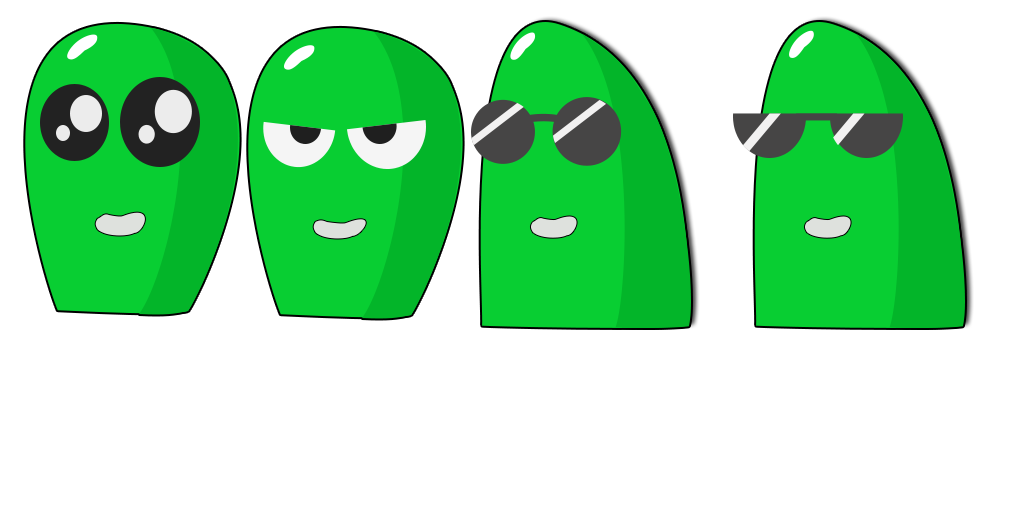
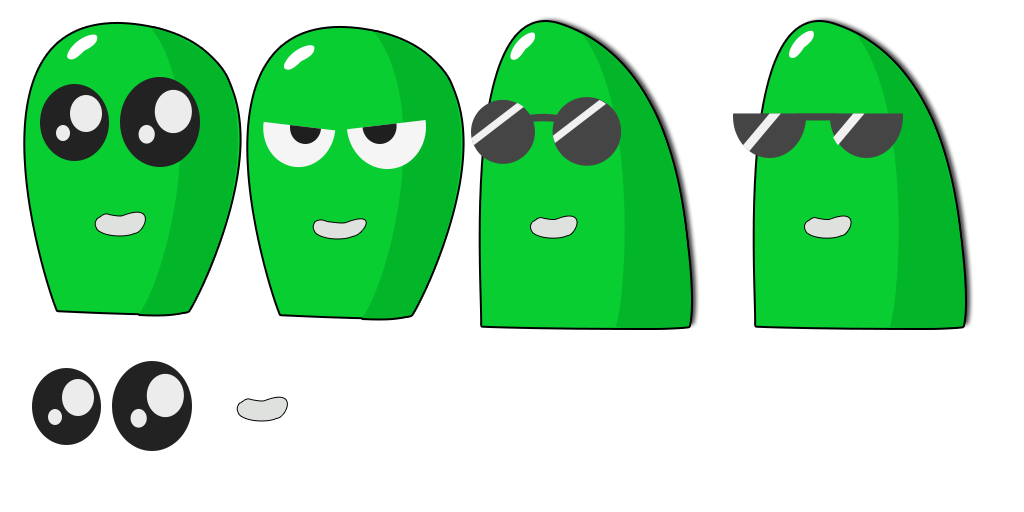
Layered file, before and after one edit (1024 x 512). Changes by layer:
added group "eye 副本 3" with 3 layers above "eye 副本 4" over [112, 361, 192, 451]
added layer "椭圆 2 副本" (4th of 5, in "eye 副本 3") in group "eye 副本 3" over [130, 408, 147, 428]
added layer "椭圆 2" (4th of 5, in "eye 副本 3") in group "eye 副本 3" over [146, 373, 184, 418]
added layer "椭圆 1" (5th of 6, in "eye 副本 3") in group "eye 副本 3" over [112, 361, 192, 451]
added group "eye 副本 4" with 3 layers above "mouth 副本" over [32, 368, 101, 445]
added layer "椭圆 2 副本" (5th of 5, in "eye 副本 4") in group "eye 副本 4" over [48, 409, 62, 425]
added layer "椭圆 2" (5th of 5, in "eye 副本 4") in group "eye 副本 4" over [62, 379, 94, 416]
added layer "椭圆 1" (6th of 6, in "eye 副本 4") in group "eye 副本 4" over [32, 368, 101, 445]
added layer "mouth 副本" above "背景" over [237, 397, 287, 421]
